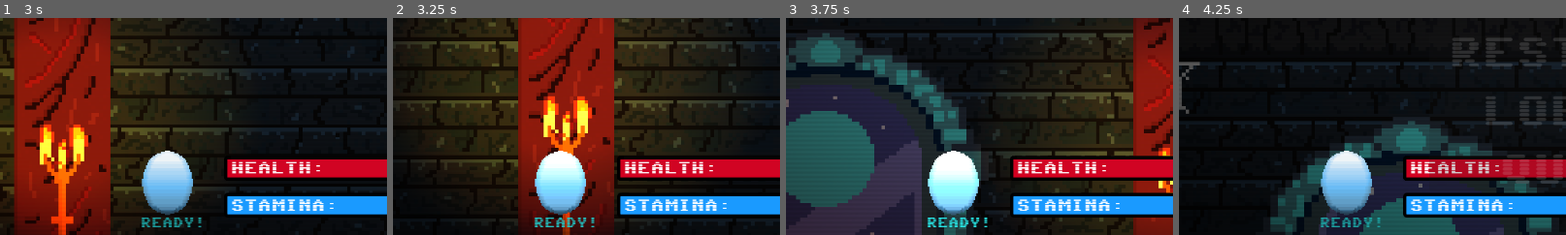
Above: before the commit, frames 1-4 (left to right).
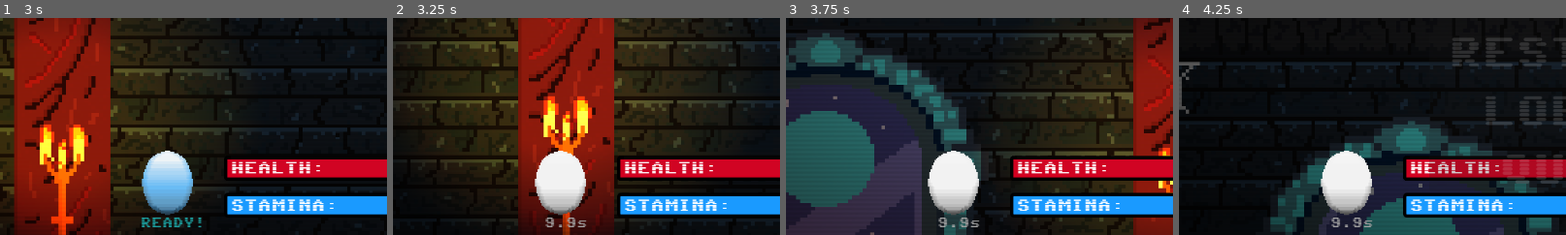
Above: after the commit, the same moments.

Repository: lolix1321/raymanMy
Game: Godot game, scene res://scenes/portal_one_level_one.tscn
Same seed, same stepped clock (60 frames per second), same inputs: the game is played once before the commit and once after it. This scene is started directly instead of the project's main scene. The engine's default icon, where the game draws it, is replaced by a stand-in: a white triangle on a blue panel in a dark square.
Inputs (mouse positions are % of the whole screen's width and height, from its top left):
- Up to frame 1 (3 s): tap Enter (ui_accept) at 0.5 s; move the mouse to (45, 70) at 0.52 s; hold D (right) 0.53-2.03 s; tap Q (shield) at 0.6, 1.55, 2.1 s; tap W (jump) at 0.77, 1.52 s; move the mouse to (80, 65) at 1.27 s; tap Shift (Sprint) at 1.35 s; move the mouse to (20, 35) at 2.02 s; hold A (left) from 2.03 s (still down); move the mouse to (55, 50) at 2.77 s; click (55, 50) at 2.85 s
- Up to frame 2 (3.25 s): keep holding A (left); tap W (jump) at 3.02 s; tap Q (shield) at 3.05 s
- Up to frame 3 (3.75 s): keep holding A (left); move the mouse to (35, 25) at 3.52 s; tap Q (shield) at 3.6 s
- Up to frame 4 (4.25 s): keep holding A (left); tap W (jump) at 3.77 s; tap Escape (esc) at 4.15 s
The pictures show only the part of the screen within x 0-50%, y 49-99%; the shares and areas given below are measured in that part.

Frame 1 is identical in both runs. In frame 2, 2.8% of the frame differs, in the area x 36-53%, y 64-97%; in frame 3, 2.4%; in frame 4, 3.2%, in the area x 36-53%, y 61-97%.

Commit message:
duch troche zmieniony

Diff:
--- a/bee.gd
+++ b/bee.gd
@@ -2,14 +2,16 @@
 var max_health: int= 6
 var health := max_health
 var speed := 60
+var szybkoscGonieniaGracza:int = 167
 var knockback_velocity := Vector2.ZERO
 var knockback_strength := 600.0
 var can_attack := true # Nowa zmienna sprawdzająca, czy może atakować
 var vignette_tween: Tween
 @onready var target = marker2
-
+var isInPlayer = false
 @export var marker1: Marker2D
 @export var marker2: Marker2D
+var dmg_power = 0.1
 
 var forward := true
 @onready var player = get_tree().get_first_node_in_group('Player')
@@ -18,6 +20,12 @@
 
 var escaping: bool = false
 
+
+
+var ischasing = false
+
+var isDying = false
+
 func _ready():
 
 	print("test")
@@ -25,51 +33,63 @@
 	position = marker1.position
 
 func _process(delta):
-	check_death()
-	get_target()
-	update_health()
+	if not isDying:
+		check_death()
+		get_target()
+		update_health()
+		if ischasing:
+			if $TimerDoZnikniecia.is_stopped():
+				$TimerDoZnikniecia.start()
+
+
+		if isInPlayer:
+			scary_shake_behavior(delta)
+			return
 
 
 
 
-
-	if position.distance_to(player.position)<=5 and escaping == false:
-		escaping = true
-		escape_timer = 0.4
-		forward = !forward
-
-	if escaping:
-		speed = 120
-	else:
-		speed = 60
-	if escaping:
+		if position.distance_to(player.position)<=5 and escaping == false:
+			escaping = true
+			escape_timer = 0.4
+			forward = !forward
 
 
-		escape_timer -= delta
-		if escape_timer <= 0:
-			escaping = false
+		if escaping:
+
+
+			escape_timer -= delta
+			if escape_timer <= 0:
+				escaping = false
 
 
 
-		target = marker2 if forward else marker1
+			target = marker2 if forward else marker1
 
 
-	if knockback_velocity.length() > 20:
-		position += knockback_velocity * delta
-		knockback_velocity = knockback_velocity.lerp(Vector2.ZERO, 0.1)
+		if knockback_velocity.length() > 20:
+			position += knockback_velocity * delta
+			knockback_velocity = knockback_velocity.lerp(Vector2.ZERO, 0.1)
+		else:
+			position += (target.position - position).normalized() * speed * delta
+
+		flip_logic()
 	else:
-		position += (target.position - position).normalized() * speed * delta
+		speed = 0
+		#tu jakas animacje se jebnij do umierania
+		print("umieram")
 
-	flip_logic()
 
 func get_target():
 	if forward and position.distance_to(marker2.position) < 10 or\
 	   not forward and position.distance_to(marker1.position) < 10:
 		forward = not forward
 
-	if position.distance_to(player.position) < notice_radius and not escaping and not overlaps_body(player):
+	if position.distance_to(player.position) < notice_radius and not escaping and not overlaps_body(player) or ischasing:
 
 		target = player
+		ischasing = true
+		speed = szybkoscGonieniaGracza
 	elif forward:
 		target = marker2
 	else:
@@ -84,7 +104,7 @@
 
 func flip_logic():
 	$AnimatedSprite2D.flip_h = not forward
-	if position.distance_to(player.position) < notice_radius:
+	if position.distance_to(player.position) < notice_radius or ischasing:
 		$AnimatedSprite2D.flip_h = position.x < player.position.x
 
 func check_death():
@@ -92,22 +112,14 @@
 		queue_free()
 
 func _on_body_entered(body: Node2D) -> void:
-	if body.is_in_group("Player") and can_attack and player.isShieldOn:
+	if body.is_in_group("Player") and can_attack and player.isShieldOn and not isInPlayer:
 		var bounce_direction = (global_position - body.global_position).normalized()
 		knockback_velocity = bounce_direction * knockback_strength
 		await get_tree().create_timer(0.5).timeout
 		queue_free()
-	if can_attack and body.is_in_group("Player"):
-		if body.has_method("get_damage"):
-			body.get_damage(25)
-		var vignette = get_tree().get_first_node_in_group("Vignette")
-		if vignette:
-			animate_vignette(vignette)
-		#var bounce_direction = (global_position - body.global_position).normalized()
-		#knockback_velocity = bounce_direction * knockback_strength
-		can_attack = false
-		await get_tree().create_timer(1.0).timeout
-		can_attack = true
+	elif body.is_in_group("Player") and not player.isShieldOn:
+		isInPlayer = true
+
 
 
 
@@ -134,3 +146,47 @@
 	healthbar.max_value = max_health
 	healthbar.value = health
 	healthbar.visible = health < max_health
+
+func scary_shake_behavior(delta):
+
+	var frequency = 15.0 # Szybkość latania
+	var amplitude = 10.0 # Rozpiętość (jak daleko lata na boki)
+
+
+	var offset = Vector2(
+		sin(Time.get_ticks_msec() * 0.01 * frequency) * amplitude,
+		cos(Time.get_ticks_msec() * 0.012 * frequency) * amplitude
+	)
+
+	# Dodatkowy "noise" dla efektu trzęsienia (scary shake)
+	var shake = Vector2(randf_range(-10, 10), randf_range(-10, 10))
+
+	# Miksujemy to razem i przypinamy do pozycji gracza
+	position = player.position + offset + shake
+
+
+	if can_attack and player:
+		if player.has_method("get_damage"):
+			player.get_damage(dmg_power)
+		var vignette = get_tree().get_first_node_in_group("Vignette")
+		if vignette:
+			animate_vignette(vignette)
+		#var bounce_direction = (global_position - body.global_position).normalized()
+		#knockback_velocity = bounce_direction * knockback_strength
+		can_attack = false
+		await get_tree().create_timer(0.2).timeout
+		can_attack = true
+
+
+func _on_timer_do_znikniecia_timeout() -> void:
+	print("o kurwa znikam")
+	isDying = true
+	isInPlayer = false
+	speed = 0
+
+
+	var tween = create_tween()
+	tween.tween_property($AnimatedSprite2D, "modulate:a", 0.0, 1.0) #to jakas animacja chata wydaje mi sie ze jest spoko
+
+	await get_tree().create_timer(3.0).timeout
+	queue_free()
--- a/scenes/bee.tscn
+++ b/scenes/bee.tscn
@@ -33,7 +33,7 @@
 shader_parameter/color = Color(1, 1, 1, 1)
 shader_parameter/amount = 0.0
 
-[node name="Bee" type="Area2D"]
+[node name="Bee" type="Area2D" groups=["duch"]]
 collision_layer = 4
 collision_mask = 18
 script = ExtResource("1_vie5o")
@@ -58,5 +58,11 @@
 use_parent_material = true
 polygon = PackedVector2Array(16, 6, 16, 5, 15, 5, 15, 4, 10, 4, 10, 3, 9, 3, 9, 2, 7, 2, 7, 1, 6, 1, 6, -1, 5, -1, 5, - …(373 unchanged characters)…
 
+[node name="TimerDoZnikniecia" type="Timer" parent="."]
+wait_time = 7.0
+one_shot = true
+
 [connection signal="area_entered" from="." to="." method="_on_area_entered"]
 [connection signal="body_entered" from="." to="." method="_on_body_entered"]
+[connection signal="body_exited" from="." to="." method="_on_body_exited"]
+[connection signal="timeout" from="TimerDoZnikniecia" to="." method="_on_timer_do_znikniecia_timeout"]
--- a/scenes/player.gd
+++ b/scenes/player.gd
@@ -85,6 +85,16 @@
 func _process(delta: float) -> void:
 	cooldownAnim()
 	shieldCooldownAnim()
+
+	for duch in get_tree().get_nodes_in_group("duch"):
+		if duch.isInPlayer:
+			print("duch jest w graczu")
+#			cos do tarczy jutro ogarne
+
+			break
+
+
+
 	if spiderOnHead:
 		spiderOnHeadFunc()
 	cooldownAnim()
@@ -221,6 +231,8 @@
 			spider = null
 			spiderOnHead = false
 			$ShieldArea/cooldownTarczy.paused = false
+
+
 	health = 100
 
 	if Global.last_checkpoint_pos != Vector2.ZERO:
@@ -377,7 +389,9 @@
 			$ShieldArea/cooldownTarczy.start()
 			$ShieldArea/cooldownTarczy.paused = true
 		else:
+
 			$ShieldArea/cooldownTarczy.paused = true
+
 
 
 
--- a/scenes/spider.gd
+++ b/scenes/spider.gd
@@ -55,11 +55,11 @@
 		$AnimatedSprite2D.flip_h = direction_x>0
 	else:
 		$AnimatedSprite2D.flip_h = direction_x<0
-	if wasOnHead:
-		get_tree().get_first_node_in_group("Player").can_use_shield = true
+
+
 
 	if onplayer:
-		get_tree().get_first_node_in_group("Player").can_use_shield = false
+
 		global_position = player.global_position + Vector2(0, -20)
 	elif jumping:
 		var target_pos = player.global_position + Vector2(0, -20)
